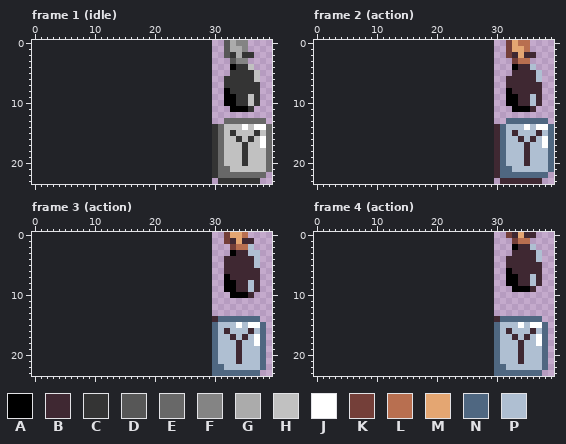
Two versions of one pixel-art file, assets/aseprite files/trashUpButton.aseprite. Above, as it was before the edit.
10x24 pixels, 4 frames. Shown: frame 1 (idle), frame 2 (action), frame 3 (action), frame 4 (action). The old version is drawn lined up with the new one, on the new canvas.
Palette (. is transparent): A #000000  B #3f2832  C #343434  D #575757  E #686868  F #848484  G #ababab  H #c1c1c1  J #ffffff  K #743f39  L #b86f50  M #e4a672  N #4f6781  P #afbfd2
Pixels before, frame 1 (idle), first column x 30:
 0 ..DGFF....
 1 ..DGGF....
 2 ..DCGCC...
 3 ...DFF....
 4 ...ACCH...
 5 ...CCCCH..
 6 ..CCCCCH..
 7 ..CCCCCC..
 8 ..ACCCCC..
 9 ..AACCHC..
10 ..AACCHC..
11 ...AAAC...
12 ..........
13 ..EEEEEEE.
14 CEHHHJHJJE
15 CEHCHHHCHE
16 CEHHCHCHJE
17 CEHHHCHHJE
18 CEHHHCHHHE
19 CEHHHCHHHE
20 CEHHHCHHHE
21 CEEHHHHHHE
22 CEEEEEEEE.
23 .CCCCCCC..
Pixels before, frame 2 (action), first column x 30:
 0 ..KMLL....
 1 ..KMML....
 2 ..KBMBB...
 3 ...KLL....
 4 ...ABBP...
 5 ...BBBBP..
 6 ..BBBBBP..
 7 ..BBBBBB..
 8 ..ABBBBB..
 9 ..AABBPB..
10 ..AABBPB..
11 ...AAAB...
12 ..........
13 ..NNNNNNN.
14 BNPPPJPJJN
15 BNPBPPPBPN
16 BNPPBPBPJN
17 BNPPPBPPJN
18 BNPPPBPPPN
19 BNPPPBPPPN
20 BNPPPBPPPN
21 BNNPPPPPPN
22 BNNNNNNNN.
23 .BBBBBBB..
Pixels before, frame 3 (action), first column x 30:
 0 ..KMML...
 1 ..KBMBB..
 2 ...KLLP..
 3 ...ABBPP.
 4 ..BBBBBP.
 5 ..BBBBBP.
 6 ..BBBBBB.
 7 ..ABBBBB.
 8 ..AABBPB.
 9 ..AABBPB.
10 ...AAAB..
11 .........
12 .........
13 .........
14 BNNNNNNN.
15 NPPPJPJJN
16 NPBPPPBPN
17 NPPBPBPJN
18 NPPPBPPJN
19 NPPPBPPPN
20 NPPPBPPPN
21 NPPPBPPPN
22 NNPPPPPPN
23 NNNNNNNN.
Pixels before, frame 4 (action), first column x 30:
 0 ..KBMBB..
 1 ...KLL...
 2 ...ABBP..
 3 ...BBBBP.
 4 ..BBBBBP.
 5 ..BBBBBB.
 6 ..ABBBBB.
 7 ..AABBPB.
 8 ..AABBPB.
 9 ...AAAB..
10 .........
11 .........
12 .........
13 .........
14 BNNNNNNN.
15 NPPPJPJJN
16 NPBPPPBPN
17 NPPBPBPJN
18 NPPPBPPJN
19 NPPPBPPPN
20 NPPPBPPPN
21 NPPPBPPPN
22 NNPPPPPPN
23 NNNNNNNN.
After the commit:
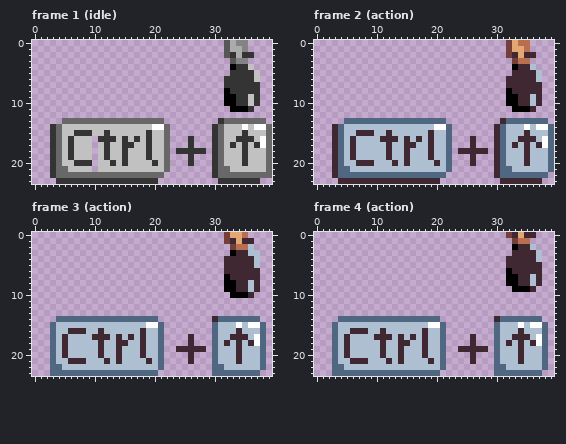
From the commit log: Button-Sprites für neue Müll-Picking-Steuerung angepasst
Change:
canvas 10x24 -> 40x24, the old top-left corner now at 30,0
Changed rows in their new state; - is an unchanged pixel.
Frame 1 (idle):
first column x 3:
13 --EEEEEEEEEEEEEEEEE---------C--------
14 CEHHHHHHHHHHHHHHHJJE-----------------
15 CEHHCCCHHCHHHHHHCHHE----------H-C-H--
16 CEHCHHH-CCCHCHCHCHHE---C--------C----
17 CEHCHHH-HCHHCCHHCHHE---C------C---C--
18 CEHCHHH-HCHHCHHHCHHE-CCCCC-----------
19 CEHCHHH-HCHHCHHHCHHE---C-------------
20 CEHHCCC-HHCHCHHHHCHE---C-------------
21 CEEHHHH-HHHHHHHHHHHE-----------------
22 CEEEEEEEEEEEEEEEEEE-----------------E
23 -CCCCCCCCCCCCCCCCC-------------------
Frame 2 (action):
first column x 3:
13 --NNNNNNNNNNNNNNNNN---------B------
14 BNPPPPPPPPPPPPPPPJJN---------------
15 BNPPBBBPPBPPPPPPBPPN----------P-B-P
16 BNPBPPPPBBBPBPBPBPPN---B--------B--
17 BNPBPPPPPBPPBBPPBPPN---B------B---B
18 BNPBPPPPPBPPBPPPBPPN-BBBBB---------
19 BNPBPPPPPBPPBPPPBPPN---B-----------
20 BNPPBBBPPPBPBPPPPBPN---B-----------
21 BNNPPPPPPPPPPPPPPPPN---------------
22 BNNNNNNNNNNNNNNNNNN----------------
23 -BBBBBBBBBBBBBBBBB-----------------
Frame 3 (action):
first column x 3:
14 -NNNNNNNNNNNNNNNNN----------------
15 NPPPPPPPPPPPPPPPJJN---------------
16 NPPBBBPPBPPPPPPBPPN----------P-B-P
17 NPBPPPPBBBPBPBPBPPN----B-------B--
18 NPBPPPPPBPPBBPPBPPN----B-----B---B
19 NPBPPPPPBPPBPPPBPPN--BBBBB--------
20 NPBPPPPPBPPBPPPBPPN----B----------
21 NPPBBBPPPBPBPPPPBPN----B----------
22 NNPPPPPPPPPPPPPPPPN---------------
23 NNNNNNNNNNNNNNNNNN----------------
Frame 4 (action): the same change as frame 3 (action)
